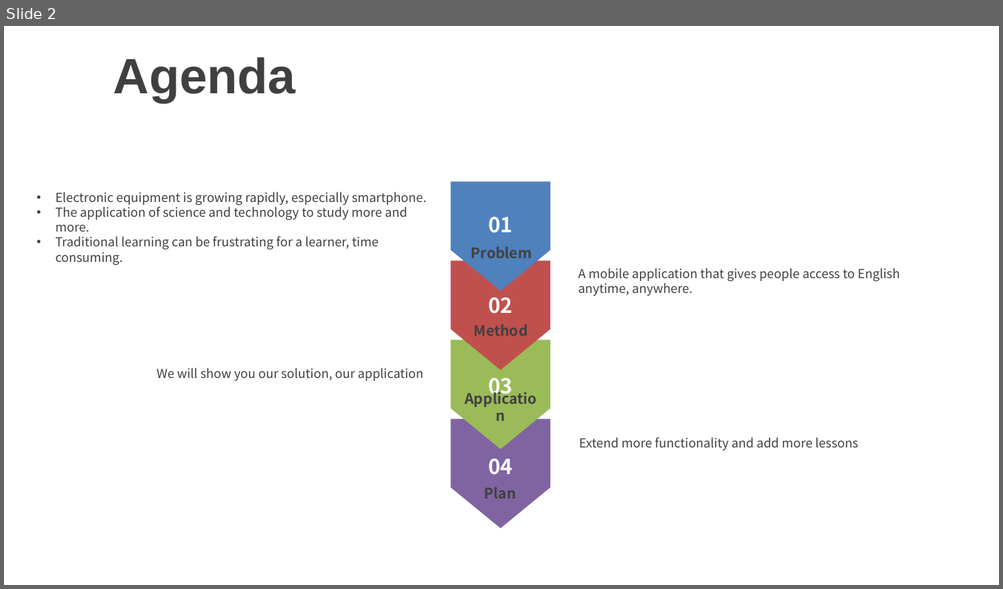
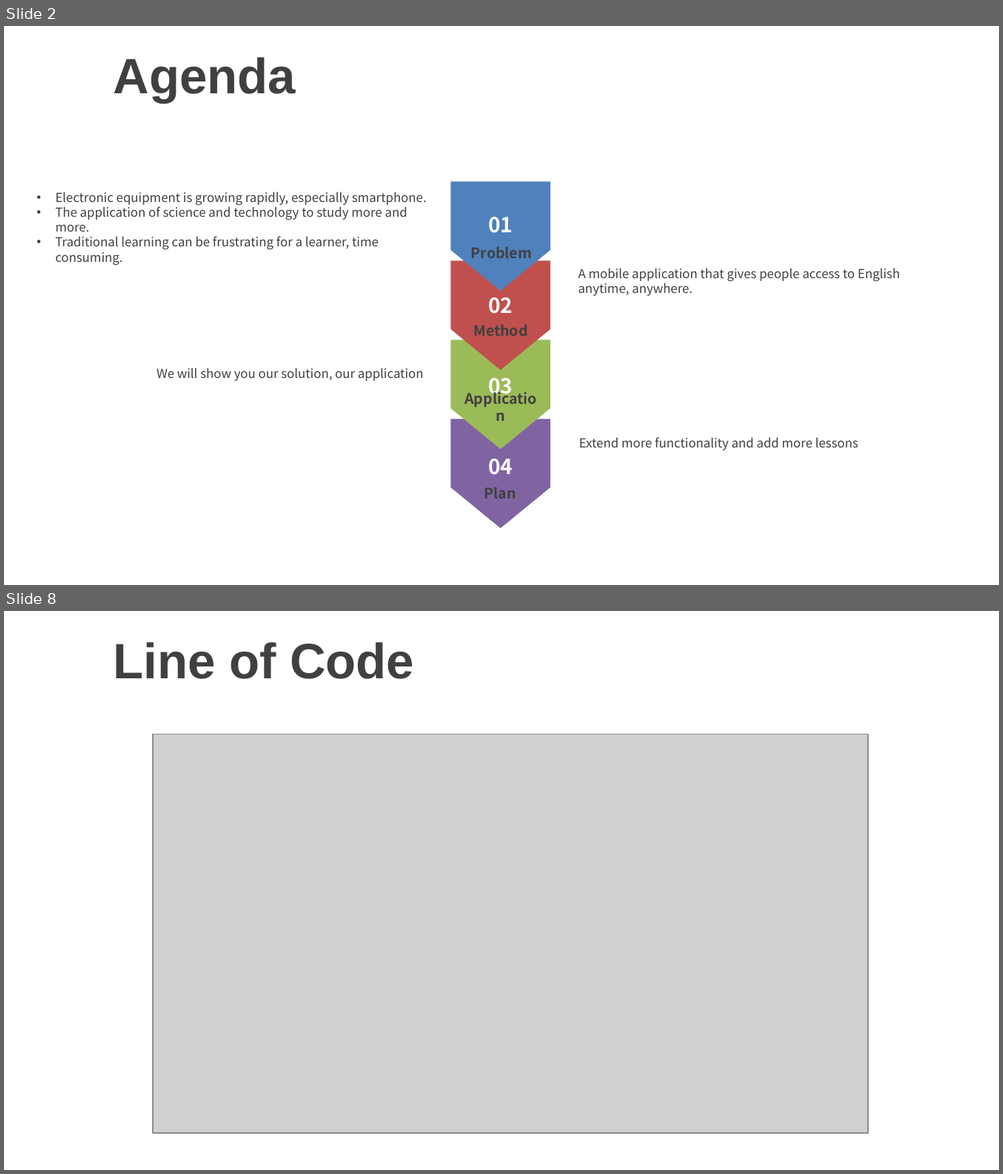
Before and after one commit to violet137/AndroidD007, a slide deck: slide.pptx. Shown one above the other, each under a label of ours: slide 2 before the commit, slides 2 and 8 after it; the slides between them are not shown. The pictures are 1003x589 and 1003x1174 pixels, drawn with LibreOffice and Linux fonts; fonts in the diff are those of the drawing; grey boxes stand for pictures; background and template pictures are left out. Boxes give left, top, right and bottom in pixels: in the first picture for what was removed or moved away, otherwise in the second. Text is boxed around its words. In the diff, an @@ line names an element or a change of style, - is before the commit and + after.

```diff
--- a/slide.pptx
+++ b/slide.pptx
@@ slide 8 added at (4,611,999,1170), background picture (left out) @@
@@ title added at (114,642,414,679), 36 pt, text #404040, bold @@
+Line of Code
@@ picture added at (153,735,868,1134) @@
```
Also in this commit, not shown: 3 slides changed, 5 other slides added, 2 slides removed, 1 other file.
